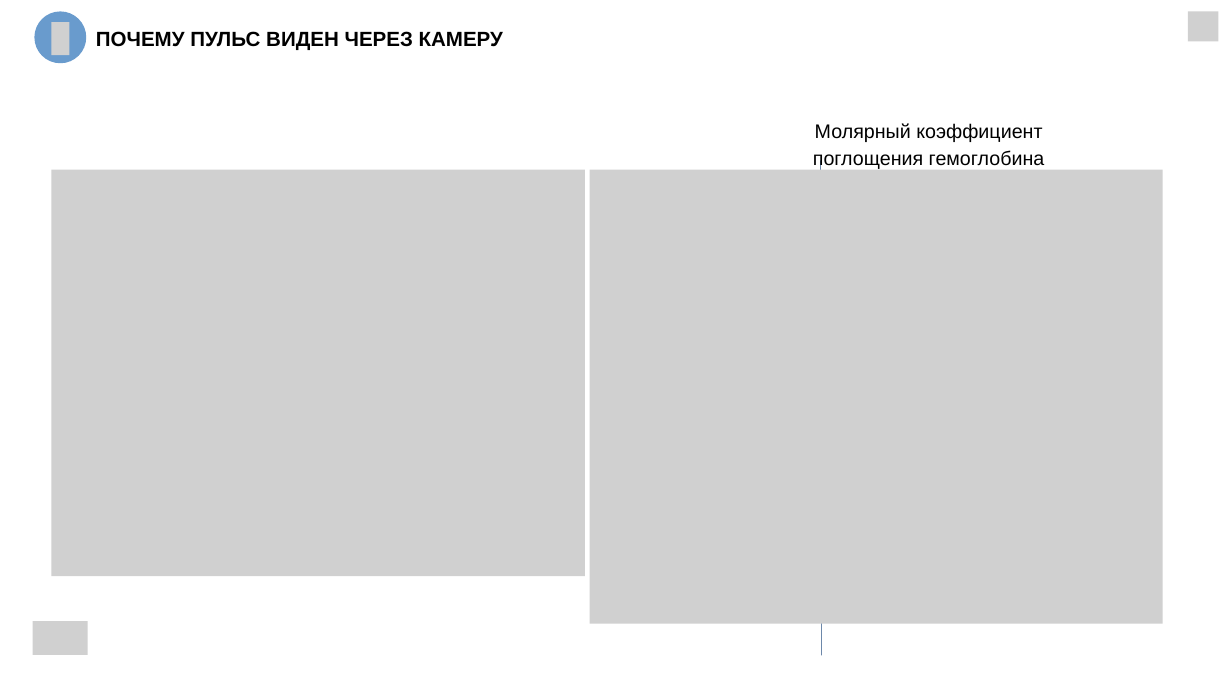
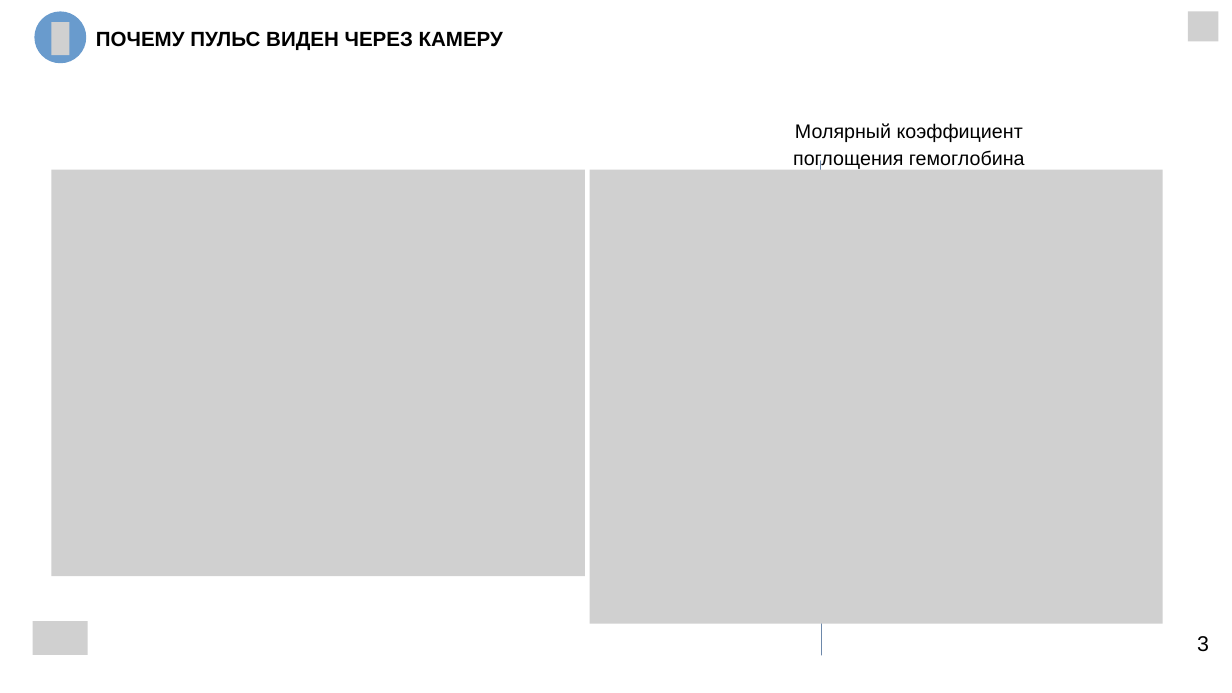
Before and after one commit to ByterGame/Coursework2026, a slide deck: slide 3 of Pyrkov.pptx. Drawn at 1232x693 pixels with LibreOffice and Linux fonts; fonts in the diff are those of the drawing; grey boxes stand for pictures. Boxes give left, top, right and bottom in pixels: in the first picture for what was removed or moved away, otherwise in the second. Text is boxed around its words. In the diff, an @@ line names an element or a change of style, - is before the commit and + after.

```diff
--- a/Pyrkov.pptx
+++ b/Pyrkov.pptx
@@ text "Молярный коэффициент поглощения гемоглобина": place and size @@
-text "Молярный коэффициент поглощения гемоглобина" at [813,123,1045,170]
+text "Молярный коэффициент поглощения гемоглобина" at [793,123,1025,170]
@@ text added at [1197,636,1209,652], 25 pt, text #000000 @@
+3
```
Also in this commit, not shown: 12 other slides changed.
